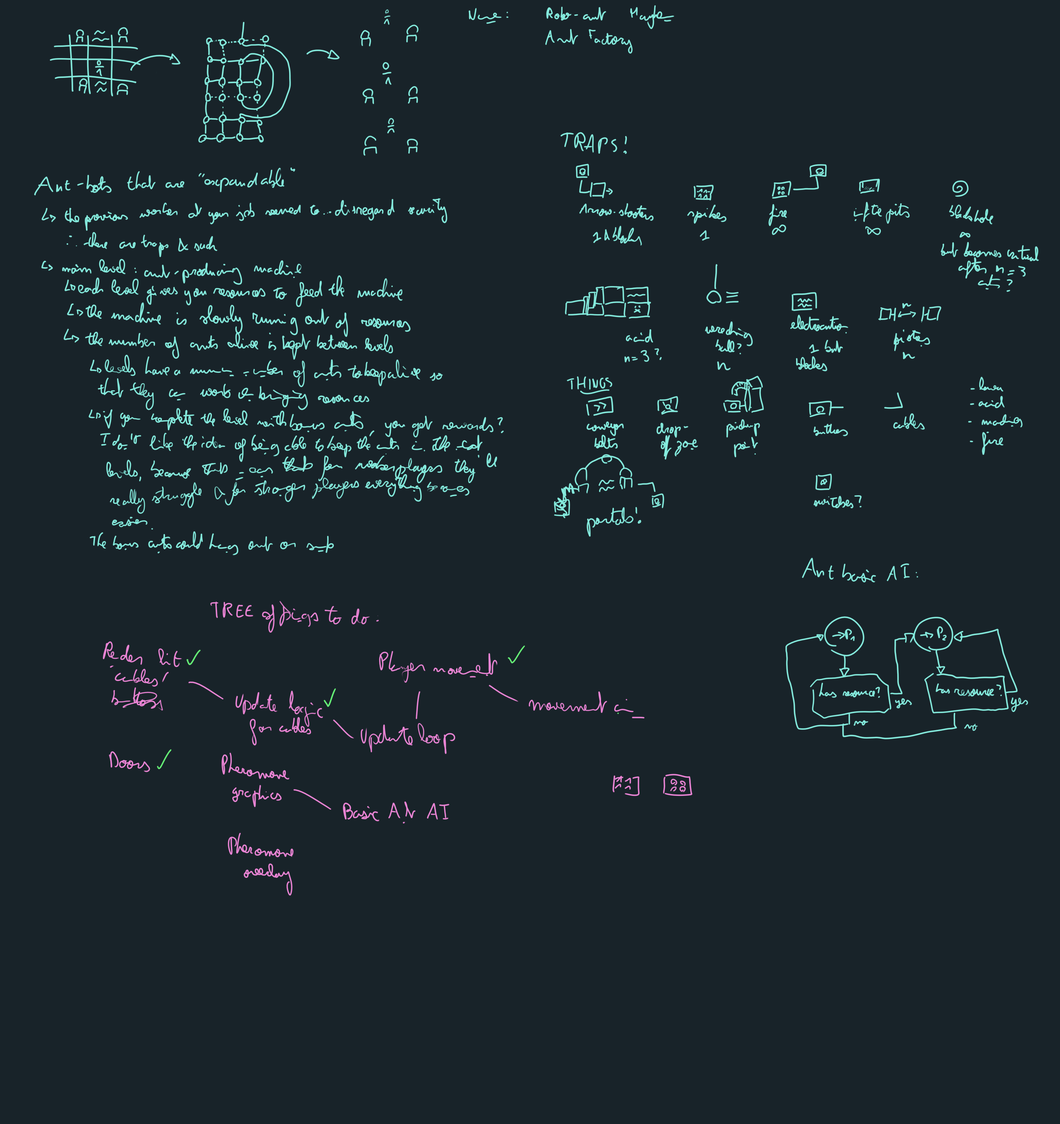
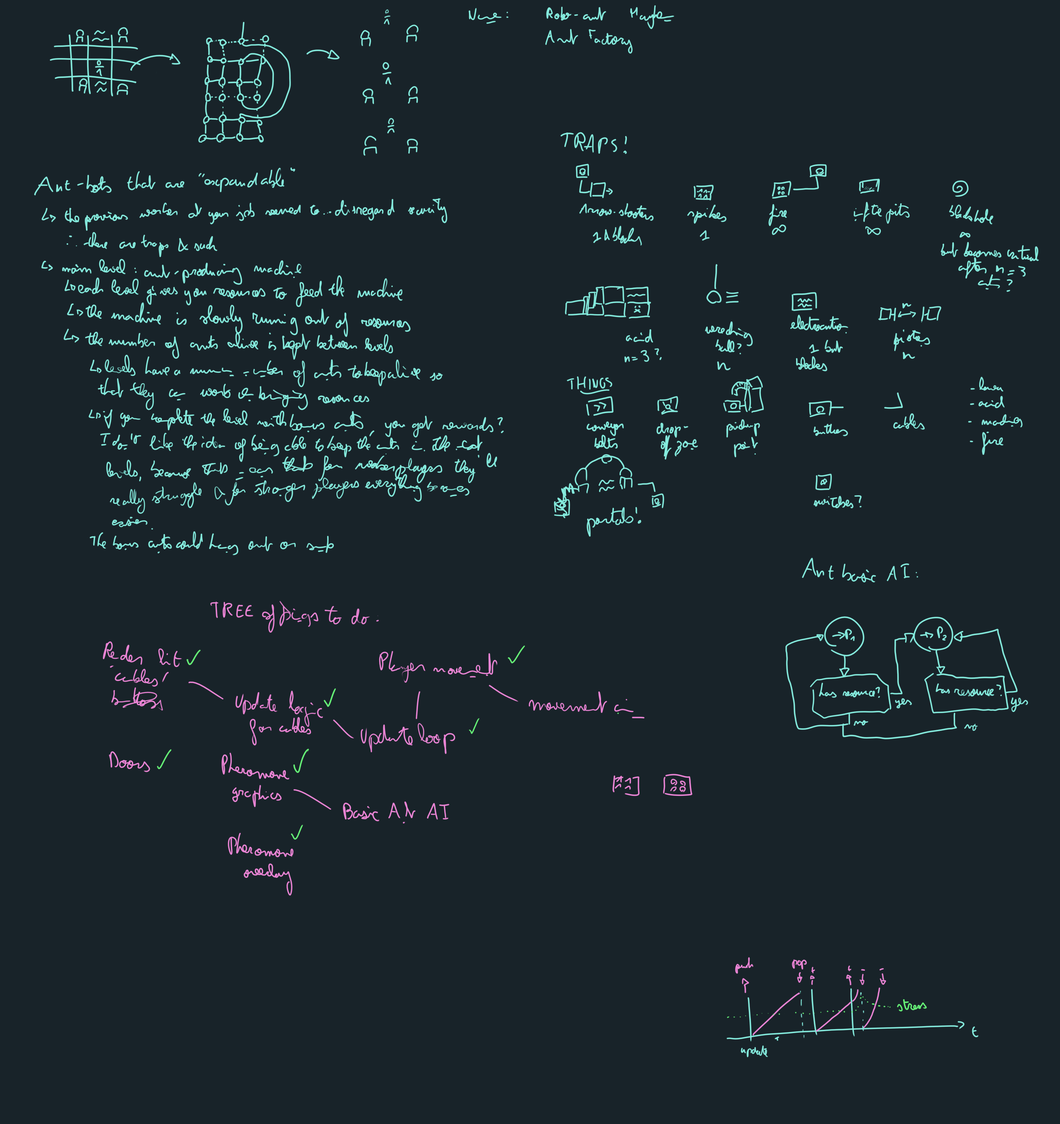
Revision of a layered 1060px x 1124px image; what changed, layer by layer:
painted on "Paint Layer 1" over [291, 717, 980, 1058]
